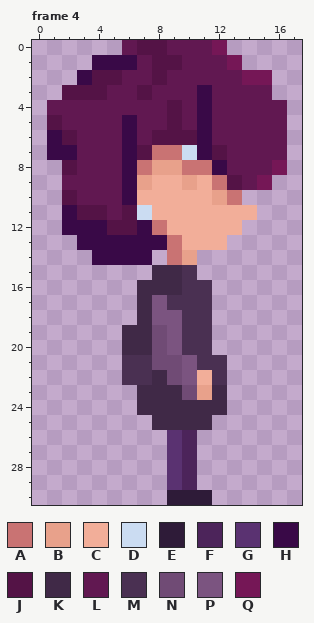
A pixel-art file gets an edit: lucyd dreams assets/entidades/lucy/lucy-idle.ase. Above is the file before it was changed.
18x31 pixels, 8 frames. Colours within 5 levels of each other are drawn and written as one. Shown: frame 4. The commit also changed other frames, which this record leaves out.
Palette (. is transparent): A #c97373  B #e8a18b  C #f2ae99  D #cbdcf2  E #2e1b38  F #4c245a  G #5a3271  H #390947  J #541346  K #402947  L #611851  M #4a3052  N #704b75  P #7b5480  Q #751756
The result:
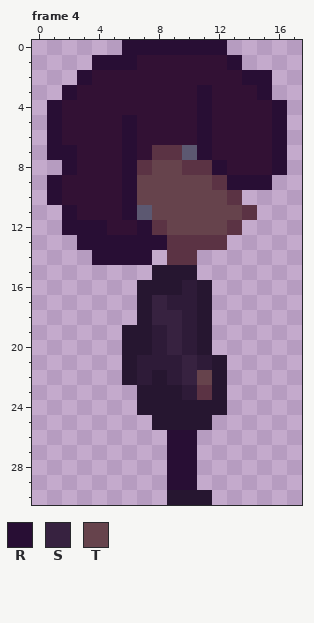
Colours new in this view: R #280e34  S #372240  T #66434c
Edits made:
colour A: #c97373 -> #5b3344
colour D: #cbdcf2 -> #5c5871
colour K: #402947 -> #261630
colour L: #611851 -> #321134
Frame 4, layer "sombra":
y 0: x 6..12 LJJLLLQ -> RRRRRRR
y 1: x 4..6 HHH -> RRR; x 8..9 JJ -> LL; x 13 Q -> R
y 2: x 3..5 HJJ -> RLL; x 8 J -> L; x 14..15 QQ -> RR
y 3: x 2..4 JJJ -> RLL; x 7 J -> L; x 11 H -> R; x 15 L -> R
y 4: x 1 L -> R; x 9 J -> L; x 11 H -> R; x 16 L -> R
y 5: x 1 J -> R; x 6 H -> R; x 9 J -> L; x 11 H -> R; x 16 L -> R
y 6: x 1..2 HJ -> RL; x 6 H -> R; x 8..11 JJJH -> LLLR; x 16 L -> R
y 7: x 1..2 HH -> RR; x 6..7 HJ -> RL; x 11..12 HJ -> RL; x 16 L -> R
y 8: x 2 J -> R; x 6 H -> R; x 8..9 BB -> TT; x 12 H -> R; x 16 Q -> R
y 9: x 1 . -> R; x 6..11 HBCCBC -> RTTTTT; x 13..15 JLQ -> RRR
y 10: x 1..2 .J -> RL; x 6..12 HCCCCCB -> RTTTTTT
y 11: x 2..4 HJJ -> RLL; x 6 J -> R; x 8..14 CCCCCCC -> TTTTTTA
y 12: x 2..7 HHHJJH -> RRRLLR; x 9..13 CCCCC -> TTTTA
y 13: x 3..8 HHHHHH -> RRRRRR; x 10..12 CCC -> AAA
y 14: x 4..7 HHHH -> RRRR; x 10 B -> A
y 15: x 10 M -> K
y 16: x 10..11 MM -> EK
y 17: x 8..11 PMMM -> SEEK
y 18: x 8..11 PPMM -> SSEK
y 19..20: x 8..11 NPMM -> ESEK
y 21: x 6..12 MMNNPMM -> KEEESEK
y 22: x 6..7 MM -> KE; x 9..12 NPCM -> ESTK
y 23: x 10..11 NB -> EA
y 26..29: x 9..10 GF -> RR
y 30: x 9..11 EEE -> KKK
